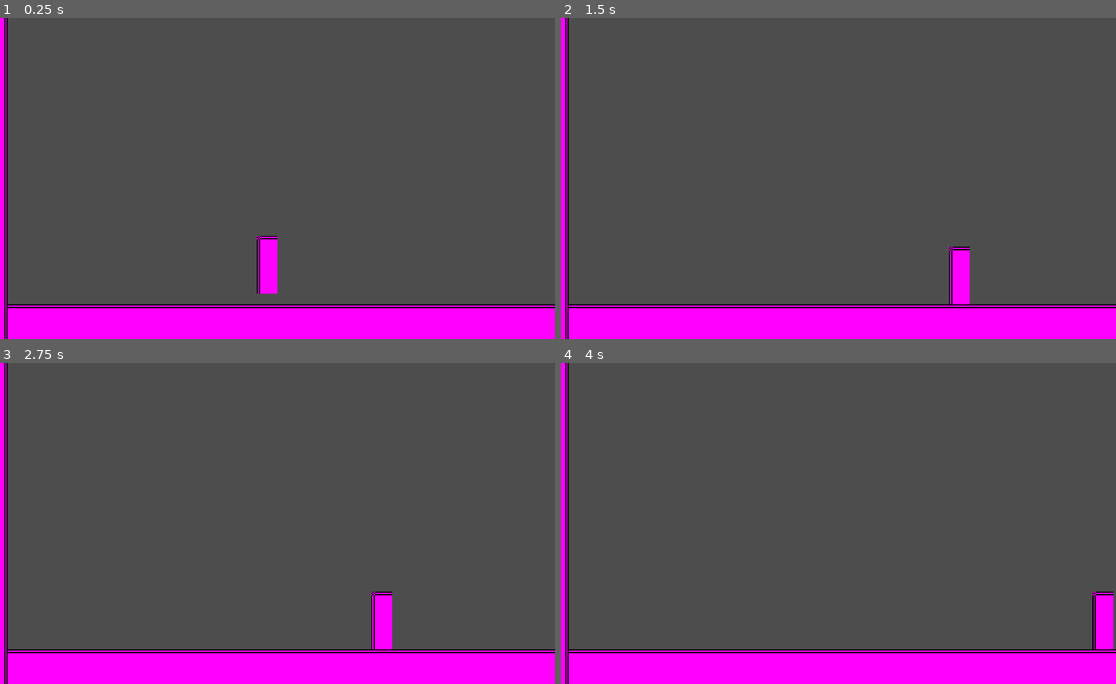
Above: before the commit, frames 1-4 (two rows, left to right).
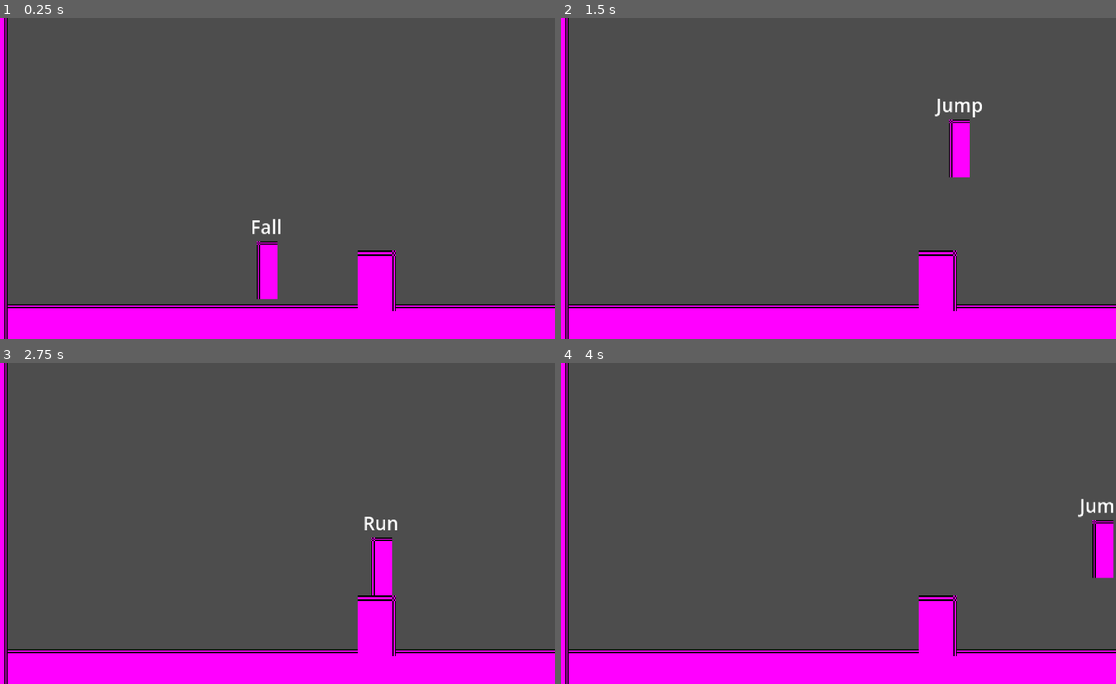
Above: after the commit, the same moments.

Repository: theaveasso/platformprototype
Game: Godot game, scene res://playground.tscn
The game is run twice, just before and just after one commit, with the same random seed, the same clock (stepped at 60 frames per second) and the same inputs.
Inputs:
- Up to frame 1 (0.25 s): no input
- Up to frame 2 (1.5 s): hold D (Right) from 0.53 s (still down); tap Space (Jump, bound only after the commit) at 0.6, 0.77, 1.07, 1.35 s
- Up to frame 3 (2.75 s): tap Space (Jump, bound only after the commit) at 1.52, 1.82, 2.1 s; release D (Right) at 2.03 s; hold A (Left) from 2.03 s (still down)
- Up to frame 4 (4 s): release A (Left) at 2.78 s; hold D (Right) from 2.78 s (still down); tap Space (Jump, bound only after the commit) at 2.85, 3.02, 3.32, 3.6, 3.77 s

The runs differ from the first frame. In frame 1, 1.5% of the frame differs, in the area x 45-72%, y 62-92%; in frame 2, 2.4%; in frame 3, 1.5%; in frame 4, 2.8%, in the area x 64-100%, y 42-92%.

Commit message:
jump fall

Diff:
--- a/player/player.tscn
+++ b/player/player.tscn
@@ -3,6 +3,8 @@
 [ext_resource type="Script" uid="uid://csr4biygqfsh3" path="res://player/scripts/player.gd" id="1_oul6g"]
 [ext_resource type="Script" uid="uid://c3blugj38hmeb" path="res://player/states/state_idle.gd" id="2_g1dw6"]
 [ext_resource type="Script" uid="uid://benwm1ix6kkfv" path="res://player/states/state_run.gd" id="3_yw30f"]
+[ext_resource type="Script" uid="uid://fkujfpw52dor" path="res://player/states/state_jump.gd" id="4_qjkh3"]
+[ext_resource type="Script" uid="uid://bpe6q7anehuvb" path="res://player/states/state_fall.gd" id="5_g6k8r"]
 
 [sub_resource type="PlaceholderTexture2D" id="PlaceholderTexture2D_kqu6x"]
 size = Vector2(18, 48)
@@ -24,10 +26,34 @@
 
 [node name="States" type="Node" parent="." unique_id=1132505731]
 
-[node name="Idle" type="Node" parent="States" unique_id=559355435 node_paths=PackedStringArray("run_state")]
+[node name="Idle" type="Node" parent="States" unique_id=559355435 node_paths=PackedStringArray("run_state", "jump_state", "fall_state")]
 script = ExtResource("2_g1dw6")
 run_state = NodePath("../Run")
+jump_state = NodePath("../Jump")
+fall_state = NodePath("../Fall")
 
-[node name="Run" type="Node" parent="States" unique_id=787838712 node_paths=PackedStringArray("idle_state")]
+[node name="Run" type="Node" parent="States" unique_id=787838712 node_paths=PackedStringArray("idle_state", "jump_state", "fall_state")]
 script = ExtResource("3_yw30f")
 idle_state = NodePath("../Idle")
+jump_state = NodePath("../Jump")
+fall_state = NodePath("../Fall")
+
+[node name="Jump" type="Node" parent="States" unique_id=1278016248 node_paths=PackedStringArray("fall_state")]
+script = ExtResource("4_qjkh3")
+fall_state = NodePath("../Fall")
+
+[node name="Fall" type="Node" parent="States" unique_id=1420723386 node_paths=PackedStringArray("idle_state", "run_state", "jump_state")]
+script = ExtResource("5_g6k8r")
+idle_state = NodePath("../Idle")
+run_state = NodePath("../Run")
+jump_state = NodePath("../Jump")
+
+[node name="Debug" type="Node2D" parent="." unique_id=1373225590]
+
+[node name="State" type="Label" parent="Debug" unique_id=1739691818]
+offset_left = -20.0
+offset_top = -72.0
+offset_right = 20.0
+offset_bottom = -49.0
+text = "Debug"
+horizontal_alignment = 1
--- a/player/scripts/player.gd
+++ b/player/scripts/player.gd
@@ -3,6 +3,10 @@
 signal state_changed(from_state: PlayerState, to_state: PlayerState)
 
 const GRAVITY: float = 980.0
+var gravity_multiplier: float = 1.0
+
+@export var move_speed: float = 120.0
+@export var jump_velocity: float = 360.0
 
 @export var initial_state: PlayerState
 
@@ -11,26 +15,27 @@
 var previous_state: PlayerState
 
 func _ready() -> void:
-	_init_states()
+	state_changed.connect(on_state_changed)
+	init_states()
 
 func _unhandled_input(event: InputEvent) -> void:
 	if current_state:
-		_transition_to(current_state.handle_input(event))
+		transition_to(current_state.handle_input(event))
 
 func _process(delta: float) -> void:
-	_update_direction()
+	update_direction()
 	if current_state:
-		_transition_to(current_state.process(delta))
+		transition_to(current_state.process(delta))
 
 func _physics_process(delta: float) -> void:
 	var next: PlayerState = null
 	if current_state:
 		next = current_state.physics_process(delta)
-	velocity.y += GRAVITY * delta
+	velocity.y += GRAVITY * gravity_multiplier * delta
 	move_and_slide()
-	_transition_to(next)
+	transition_to(next)
 
-func _init_states() -> void:
+func init_states() -> void:
 	var states: Array[PlayerState] = []
 	for child in $States.get_children():
 		if child is PlayerState:
@@ -46,8 +51,9 @@
 
 	current_state = initial_state if initial_state != null else states[0]
 	current_state.enter()
+	state_changed.emit(null, current_state)
 
-func _transition_to(next: PlayerState) -> void:
+func transition_to(next: PlayerState) -> void:
 	if next == null or next == current_state:
 		return
 	current_state.exit()
@@ -56,5 +62,11 @@
 	current_state.enter()
 	state_changed.emit(previous_state, current_state)
 
-func _update_direction() -> void:
-	direction = Input.get_vector("Left", "Right", "Up", "Down")
+func on_state_changed(_from: PlayerState, to: PlayerState) -> void:
+	if has_node("Debug/State"):
+		$Debug/State.text = to.name
+
+func update_direction() -> void:
+	var axis_x = Input.get_axis("Left", "Right")
+	var axis_y = Input.get_axis("Up", "Down")
+	direction = Vector2(axis_x, axis_y)
--- /dev/null
+++ b/player/states/state_fall.gd
@@ -0,0 +1,38 @@
+class_name PlayerStateFall extends PlayerState
+
+@export var idle_state: PlayerStateIdle
+@export var run_state: PlayerStateRun
+@export var jump_state: PlayerStateJump
+
+@export var coyote_time: float = 0.1
+@export var jump_buffer_time: float = 0.15
+@export var fall_gravity_multiplier: float = 1.165
+
+var coyote_timer: float = 0.0
+var jump_buffer_timer: float = 0.0
+
+func enter() -> void:
+	player.gravity_multiplier = fall_gravity_multiplier
+	# Coyote only when we got here by walking off a ledge, not after a jump.
+	coyote_timer = 0.0 if player.previous_state == jump_state else coyote_time
+
+func exit() -> void:
+	player.gravity_multiplier = 1.0
+
+func physics_process(delta: float) -> PlayerState:
+	coyote_timer = maxf(0.0, coyote_timer - delta)
+	jump_buffer_timer = maxf(0.0, jump_buffer_timer - delta)
+
+	player.velocity.x = player.direction.x * player.move_speed
+
+	if Input.is_action_just_pressed("Jump"):
+		if coyote_timer > 0.0:
+			return jump_state
+		jump_buffer_timer = jump_buffer_time
+
+	if player.is_on_floor():
+		if jump_buffer_timer > 0.0:
+			return jump_state
+		return run_state if not is_zero_approx(player.direction.x) else idle_state
+
+	return null
--- a/player/states/state_idle.gd
+++ b/player/states/state_idle.gd
@@ -1,11 +1,17 @@
 class_name PlayerStateIdle extends PlayerState
 
 @export var run_state: PlayerStateRun
+@export var jump_state: PlayerStateJump
+@export var fall_state: PlayerStateFall
 
 func enter() -> void:
 	player.velocity.x = 0.0
 
 func physics_process(_delta: float) -> PlayerState:
+	if Input.is_action_just_pressed("Jump") and player.is_on_floor():
+		return jump_state
+	if not player.is_on_floor():
+		return fall_state
 	if not is_zero_approx(player.direction.x):
 		return run_state
 	return null
--- /dev/null
+++ b/player/states/state_jump.gd
@@ -0,0 +1,12 @@
+class_name PlayerStateJump extends PlayerState
+
+@export var fall_state: PlayerStateFall
+
+func enter() -> void:
+	player.velocity.y = -player.jump_velocity
+
+func physics_process(_delta: float) -> PlayerState:
+	player.velocity.x = player.direction.x * player.move_speed
+	if player.velocity.y >= 0.0:
+		return fall_state
+	return null
--- a/player/states/state_run.gd
+++ b/player/states/state_run.gd
@@ -1,11 +1,15 @@
 class_name PlayerStateRun extends PlayerState
 
-@export var speed: float = 120.0
-
 @export var idle_state: PlayerStateIdle
+@export var jump_state: PlayerStateJump
+@export var fall_state: PlayerStateFall
 
 func physics_process(_delta: float) -> PlayerState:
-	player.velocity.x = player.direction.x * speed
+	player.velocity.x = player.direction.x * player.move_speed
+	if Input.is_action_just_pressed("Jump") and player.is_on_floor():
+		return jump_state
+	if not player.is_on_floor():
+		return fall_state
 	if is_zero_approx(player.direction.x):
 		return idle_state
 	return null
--- a/playground.tscn
+++ b/playground.tscn
@@ -31,6 +31,17 @@
 [node name="CollisionShape2D" type="CollisionShape2D" parent="Wall_01/StaticBody2D" unique_id=1766247359]
 shape = SubResource("RectangleShape2D_rupst")
 
+[node name="Wall_02" type="Sprite2D" parent="." unique_id=1891938008]
+position = Vector2(331, 220.99998)
+rotation = 1.5707964
+scale = Vector2(1.5999985, 1)
+texture = SubResource("PlaceholderTexture2D_edjgo")
+
+[node name="StaticBody2D" type="StaticBody2D" parent="Wall_02" unique_id=42152981]
+
+[node name="CollisionShape2D" type="CollisionShape2D" parent="Wall_02/StaticBody2D" unique_id=1336249156]
+shape = SubResource("RectangleShape2D_rupst")
+
 [node name="Player" parent="." unique_id=599789611 instance=ExtResource("1_rupst")]
 position = Vector2(239, 199)
 scale = Vector2(0.9735648, 1.0115649)
--- a/project.godot
+++ b/project.godot
@@ -49,6 +49,12 @@
 , Object(InputEventKey,"resource_local_to_scene":false,"resource_name":"","device":-1,"window_id":0,"alt_pressed":false …(186 unchanged characters)…
 ]
 }
+Jump={
+"deadzone": 0.2,
+"events": [Object(InputEventKey,"resource_local_to_scene":false,"resource_name":"","device":-1,"window_id":0,"alt_pressed":false,"shift_pressed":false,"ctrl_pressed":false,"meta_pressed":false,"pressed":false,"keycode":0,"physical_keycode":32,"key_label":0,"unicode":32,"location":0,"echo":false,"script":null)
+, Object(InputEventKey,"resource_local_to_scene":false,"resource_name":"","device":-1,"window_id":0,"alt_pressed":false,"shift_pressed":false,"ctrl_pressed":false,"meta_pressed":false,"pressed":false,"keycode":0,"physical_keycode":67,"key_label":0,"unicode":99,"location":0,"echo":false,"script":null)
+]
+}
 
 [physics]
 
Not shown, added: player/states/state_fall.gd.uid
Not shown, added: player/states/state_jump.gd.uid
